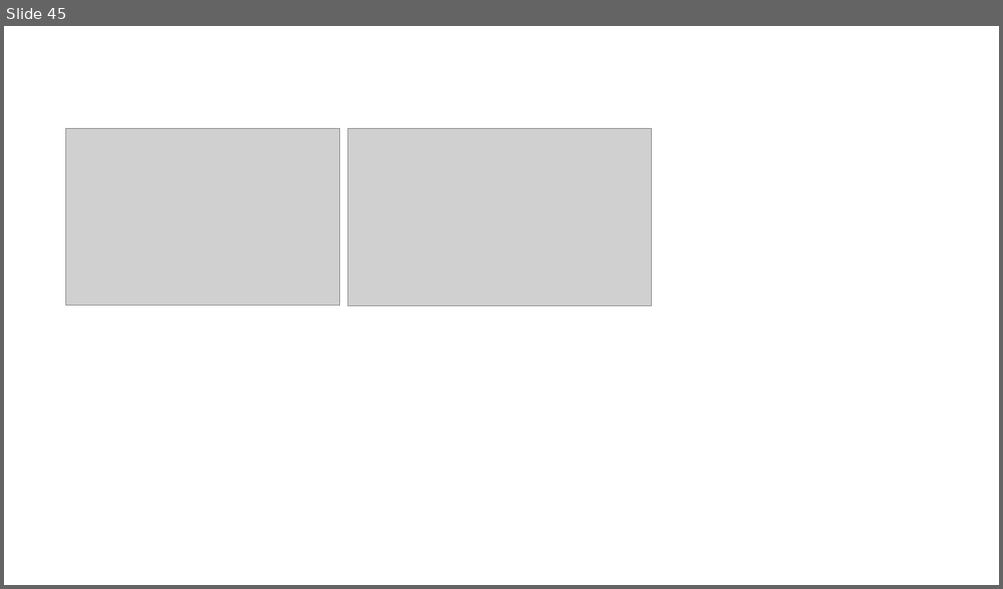
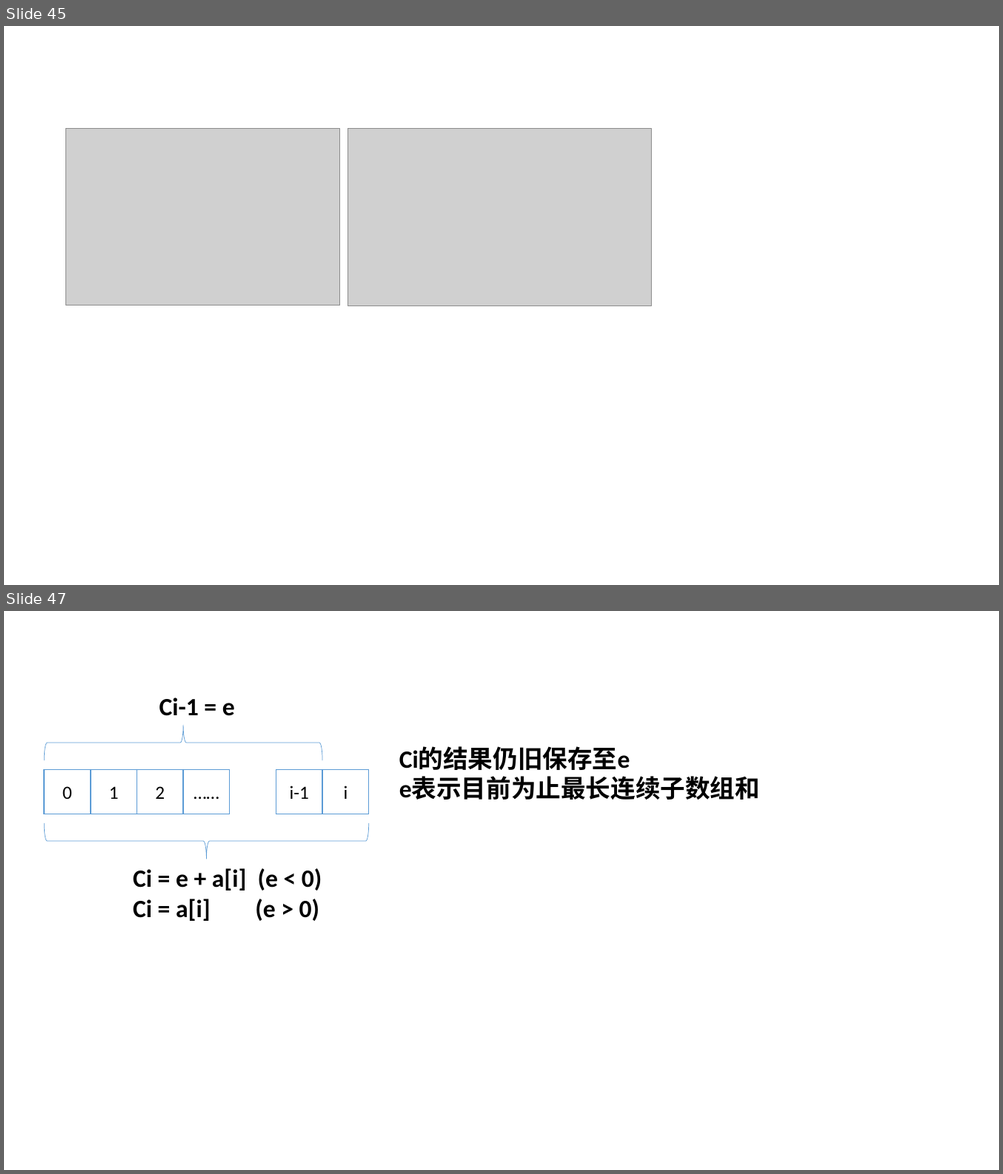
Before and after one commit to Waynefn/cpp_ds_algo, a slide deck: ppt.pptx. Shown one above the other, each under a label of ours: slide 45 before the commit, slides 45 and 47 after it; the slides between them are not shown. The pictures are 1003x589 and 1003x1174 pixels, drawn with LibreOffice and Linux fonts; fonts in the diff are those of the drawing; grey boxes stand for pictures. Boxes give left, top, right and bottom in pixels: in the first picture for what was removed or moved away, otherwise in the second. Text is boxed around its words. In the diff, an @@ line names an element or a change of style, - is before the commit and + after.

```diff
--- a/ppt.pptx
+++ b/ppt.pptx
@@ slide 47 added at [4, 611, 999, 1170], background #FFFFFF @@
@@ text added at [159, 698, 235, 716], 24 pt, text #000000, bold @@
+Ci-1 = e
@@ left brace added at [44, 725, 322, 760], outline #5B9BD5 0.5 pt @@
@@ text added at [399, 747, 760, 800], 24 pt, text #000000, bold @@
+Ci的结果仍旧保存至e
+e表示目前为止最长连续子数组和
@@ group added at [44, 770, 369, 814]: 6 rectangles @@
+0
+1
+2
+……
+i-1
+i
@@ left brace added at [44, 823, 369, 859], outline #5B9BD5 0.5 pt @@
@@ text added at [133, 869, 321, 921], 24 pt, text #000000, bold @@
+Ci = e + a[i] (e < 0)
+Ci = a[i] (e > 0)
```
Also in this commit, not shown: 1 other slide added, 4 other files.
